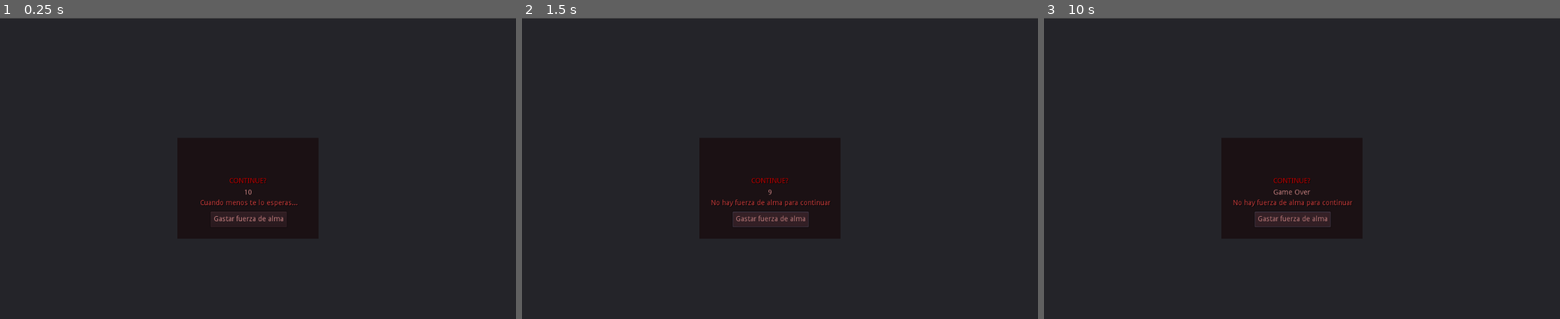
Above: before the commit, frames 1-3 (left to right).
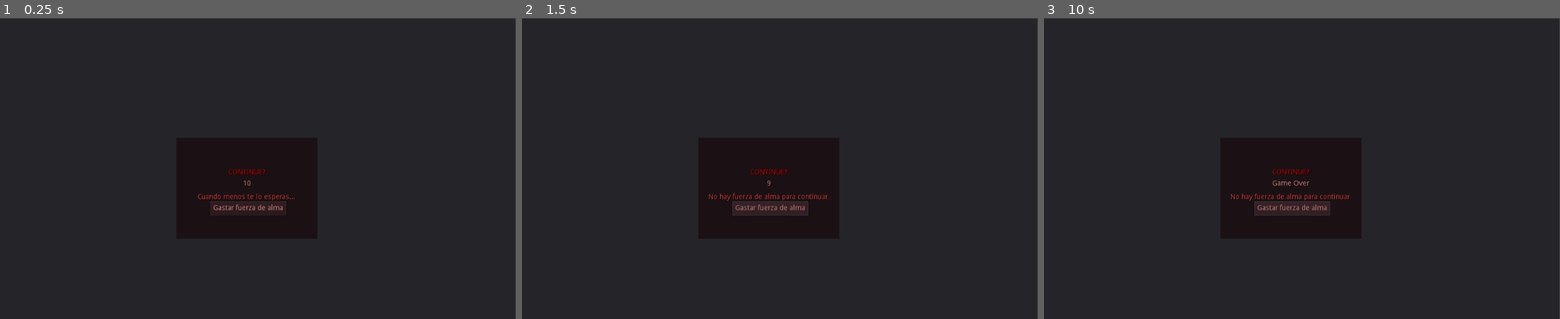
Above: after the commit, the same moments.

Repository: kevinlink123/Red-Queen
Game: Godot game, scene res://HelloWorld.tscn
Two runs of this game, one before a commit and one after it. Both use one fixed random seed, a clock stepped at 60 frames per second and the inputs below.
Inputs:
- Up to frame 1 (0.25 s): no input
- Up to frame 2 (1.5 s): click "Gastar fuerza de alma" at 0.5 s; click "Gastar fuerza de alma" at 1.25 s
- Up to frame 3 (10 s): click "Gastar fuerza de alma" at 2 s; tap Enter at 2.75, 4.25, 5.75 s; tap Space at 3.5, 5, 6.5 s

The runs differ from the first frame. In frame 1, 0.9% of the frame differs, in the area x 38-100%, y 0-100%; in frame 2, 1.2%; in frame 3, 1.3%, in the area x 36-100%, y 0-100%.

Commit message:
Test commit ndeah Agregado de archivo Txt.txt para probar commit.

Diff:
--- a/First Godot Code/HelloWorld.gd
+++ b/First Godot Code/HelloWorld.gd
@@ -3,10 +3,10 @@
 var originalText = "Cuando menos te lo esperas...";
 var newText = "No hay fuerza de alma para continuar";
 
+
 func _ready():
 	get_node("Container/Button").connect("pressed", self, "on_button_pressed");
 	get_node("Container/Label").text = originalText;
 
-
 func on_button_pressed():
 		get_node("Container/Label").text = newText;
--- a/First Godot Code/HelloWorld.tscn
+++ b/First Godot Code/HelloWorld.tscn
@@ -3,10 +3,10 @@
 [ext_resource path="res://HelloWorld.gd" type="Script" id=1]
 [ext_resource path="res://MensajePrron.gd" type="Script" id=2]
 
-[node name="Panel" type="Panel"]
-margin_left = -0.768677
+[node name="Background" type="Panel"]
+margin_left = -2.7251
 margin_top = 0.768646
-margin_right = 1025.23
+margin_right = 1023.27
 margin_bottom = 602.769
 script = ExtResource( 1 )
 
@@ -18,38 +18,38 @@
 margin_bottom = 438.898
 
 [node name="Label" type="Label" parent="Container"]
-margin_left = 7.0
-margin_top = 123.0
-margin_right = 277.0
-margin_bottom = 137.0
+margin_left = 0.27948
+margin_top = 111.446
+margin_right = 279.279
+margin_bottom = 125.446
 custom_colors/font_color = Color( 1, 0.466667, 0.466667, 1 )
 custom_colors/font_color_shadow = Color( 0, 0, 0, 1 )
 text = "Cuando menos te lo esperas..."
 align = 1
 
 [node name="MensajePrron" type="Label" parent="Container"]
-margin_left = 3.0
-margin_top = 102.0
-margin_right = 277.0
-margin_bottom = 117.0
+margin_left = 1.3974
+margin_top = 83.7771
+margin_right = 280.397
+margin_bottom = 97.7771
 rect_pivot_offset = Vector2( 38.8701, 10.3316 )
 custom_colors/font_color = Color( 1, 1, 1, 1 )
 align = 1
 script = ExtResource( 2 )
 
 [node name="Button" type="Button" parent="Container"]
-margin_left = 66.0757
-margin_top = 147.421
-margin_right = 217.076
-margin_bottom = 178.421
+margin_left = 66.7937
+margin_top = 126.165
+margin_right = 217.794
+margin_bottom = 155.165
 custom_colors/font_color = Color( 1, 1, 1, 1 )
 text = "Gastar fuerza de alma"
 
 [node name="Continue" type="Label" parent="Container"]
-margin_left = 74.3371
-margin_top = 65.5115
-margin_right = 208.337
-margin_bottom = 105.512
+margin_left = 0.55896
+margin_top = 61.6982
+margin_right = 279.559
+margin_bottom = 75.6982
 custom_colors/font_color = Color( 1, 0, 0, 1 )
 custom_colors/font_outline_modulate = Color( 0.6, 0.317647, 0.317647, 1 )
 custom_colors/font_color_shadow = Color( 0, 0, 0, 1 )
Not shown, added: Txt.txt
